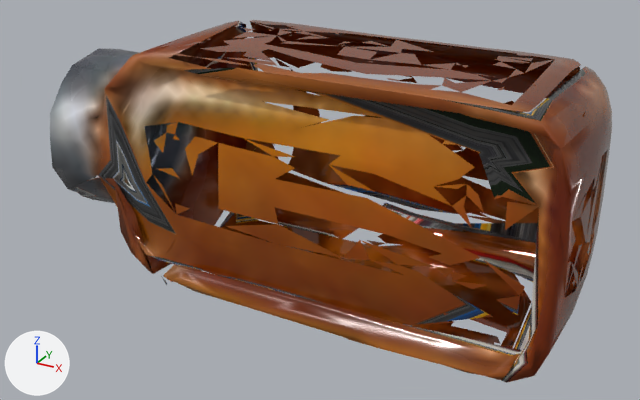
Two versions of the glTF model assets/items3d/glas-schraubglas.glb, one commit apart.
Camera for both pictures: a 50 mm camera at (0.0992, -0.1753, 0.1094) aimed at (0.004, -0.0023, 0.0229). Lighting does not change. The marker at lower left points along +X, +Y and +Z. The picture after the commit comes second.

The older version as bpy lines, for what is in view:
```python
me_glas_schraubglas = bpy.data.meshes.new('glas-schraubglas')
me_glas_schraubglas.from_pydata(...)  # 1461 vertices, 2198 faces; spans x -0.0647..0.0681, y -0.0234..0.0277, z 0.0..0.0601
me_glas_schraubglas.materials.append(mat_glas_schraubglas)
ob_glas_schraubglas = bpy.data.objects.new('glas-schraubglas', me_glas_schraubglas)
ob_glas_schraubglas.location = (0.0, 0.0, 0.0)
```
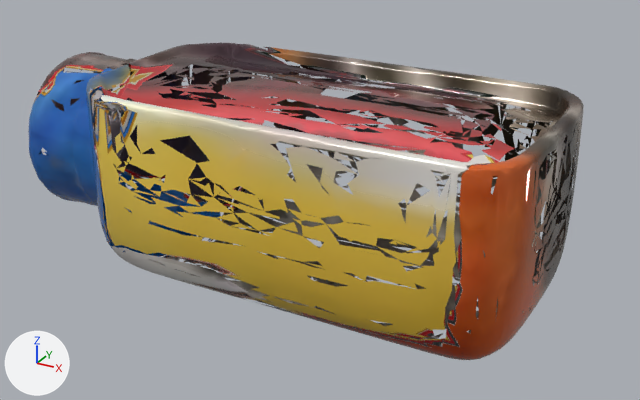
Changed parts and their boxes (x1, y1, x2, y2) in the pictures (640 x 400 px; the box of a moved part takes in the faces that stretch with it):
'glas-schraubglas', reshaped (12% shorter)
    before: (50, 20, 612, 383)
    after: (28, 42, 584, 360)
part 1 of me_glas_schraubglas, rebuilt (16% wider, 11% shorter)
    before: (50, 21, 531, 380)
    after: (28, 42, 584, 360)
part 2 of me_glas_schraubglas, deleted
    before: (76, 30, 595, 289)
part 3 of me_glas_schraubglas, moved or reshaped
    before: (171, 20, 612, 383)
    after: (68, 72, 562, 345)

What the commit changed:
me_glas_schraubglas is used by ob_glas_schraubglas; location (0.0, 0.0, 0.0).
me_glas_schraubglas had 1461 vertices, 2198 faces and spanned x -0.0647..0.0681, y -0.0234..0.0277, z 0.0..0.0601.
me_glas_schraubglas now has 5546 vertices, 7989 faces and spans x -0.0721..0.0607, y -0.032..0.0281, z 0.0..0.0508.
me_glas_schraubglas part 1: the loose piece of 468 vertices spanning x -0.0647..0.0605, y -0.0234..0.0257, z 0.0..0.0599 is rebuilt with 5203 vertices and now spans x -0.0721..0.0607, y -0.032..0.0281, z 0.0..0.0508.
me_glas_schraubglas part 2: 41 loose pieces with 341 vertices, spanning x -0.0646..0.0679, y -0.0231..0.0277, z 0.0005..0.0601, are deleted.
me_glas_schraubglas part 3: 652 vertices removed from x -0.0369..0.0681, y -0.0231..0.0277, z 0.0011..0.0601; 340 vertices added at x -0.0592..0.0607, y -0.0319..0.028, z 0.0..0.0506.
Other edits to the shape of me_glas_schraubglas do not show in these pictures.
